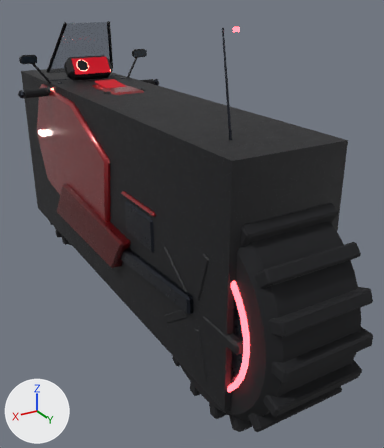
The glTF model assets/models/vehicles/CRB1_batcycle_pursuit.glb: old version first, new version second.
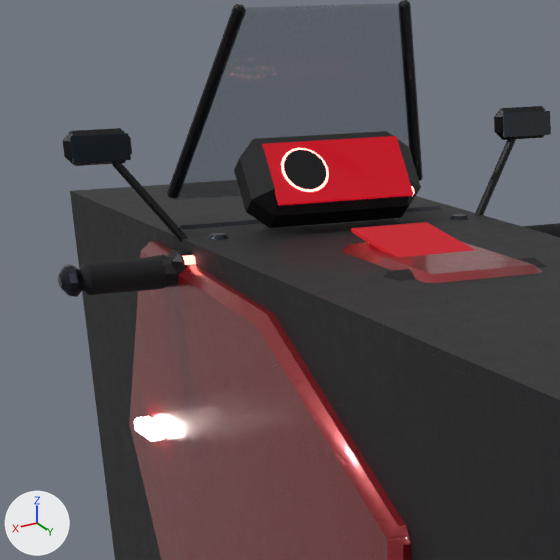
The first picture shows the older version from a camera (50 mm lens) standing at (1.18, 2.56, 1.57) and looking at (-0.22, 0.23, 0.41). The close-ups show the older and then the newer version on the part from 1% to 39% of the width and 5% to 37% of the height of that picture. Only the edits that show in the close-ups are written down. The lights are fixed; the arrows at lower left show +X, +Y and +Z. Where no turn or scale is listed for an object, it has been applied to the vertices. Vertices at exactly the same position are counted once.

The older version as bpy lines, for what is in view:
```python
ob_in_b1_rev_face = bpy.data.objects.new('IN_B1_rev_face', me_in_b1_rev_face)
ob_in_b1_rev_face.location = (0.055, -0.572, 1.192)
ob_in_b1_tank_nav = bpy.data.objects.new('IN_B1_tank_nav', me_in_b1_tank_nav)
ob_in_b1_tank_nav.location = (0.0, -0.28, 1.115)
ob_in_b1_tft = bpy.data.objects.new('IN_B1_tft', me_in_b1_tft)
ob_in_b1_tft.location = (0.0, -0.575, 1.188)
# also in view: 'IN_B1_mirror_stalk-1' at (-0.28, -0.62, 1.15); 'B1_tank' at (0.0, -0.2, 1.02); 'IN_B1_grip1' at (0.35, -0.58, 1.06); 'IN_B1_mirror_stalk1' at (0.28, -0.62, 1.15); 'IN_B1_mirror_glass1' at (0.35, -0.62, 1.24)
```
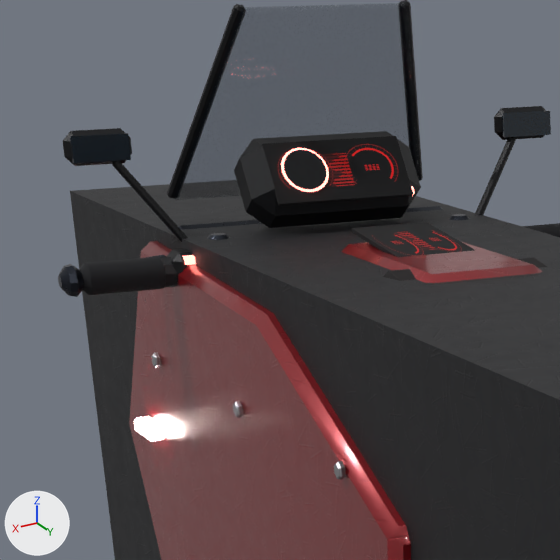
The change, as a diff of the scene's bpy script:
```diff
--- a/assets/models/vehicles/CRB1_batcycle_pursuit.glb.py
+++ b/assets/models/vehicles/CRB1_batcycle_pursuit.glb.py
@@ img_ui_cluster @@
+img_ui_cluster = load_image('ui_cluster', '_unpacked/ui_cluster', 1024, 512, 'sRGB')
@@ mat_cockpit_screen @@
 n0 = _N.new('ShaderNodeBsdfPrincipled'); n0.name = 'Principled BSDF'
 n0.inputs[2].default_value = 0.9  # 'Roughness'
-n0.inputs[27].default_value = (0.5, 0.0, 0.01, 1.0)  # 'Emission Color', red #bc0019
-n0.inputs[28].default_value = 1.0  # 'Emission Strength'
+n0.inputs[28].default_value = 0.5  # 'Emission Strength'
 n1 = _N.new('ShaderNodeOutputMaterial'); n1.name = 'Material Output'
+n3 = _N.new('ShaderNodeTexImage'); n3.name = 'Image Texture'
+n3.image = img_ui_cluster
 n2 = _N.new('ShaderNodeMix'); n2.name = 'Mix'
@@ mat_cockpit_screen @@
 n2.inputs[7].default_value = (0.05, 0.05, 0.05, 1.0)  # 'B', dark grey #3f3f3f
-n3 = _N.new('ShaderNodeTexImage'); n3.name = 'Image Texture'
-n3.image = img_glass
+n4 = _N.new('ShaderNodeTexImage'); n4.name = 'Image Texture.001'
+n4.image = img_glass
 _L.new(n0.outputs[0], n1.inputs[0])  # 'BSDF' to 'Surface'
 _L.new(n2.outputs[2], n0.inputs[0])  # 'Result' to 'Base Color'
-_L.new(n3.outputs[0], n2.inputs[6])  # 'Color' to 'A'
+_L.new(n3.outputs[0], n0.inputs[27])  # 'Color' to 'Emission Color'
+_L.new(n4.outputs[0], n2.inputs[6])  # 'Color' to 'A'
@@ mat_alloy @@
+mat_alloy = principled_material('Alloy')
+mat_alloy.base_color = (0.5, 0.5, 0.52)  # light grey #bcbcbf
+mat_alloy.metallic = 1.0
+mat_alloy.roughness = 0.28
@@ me_in_b1_tft @@
 me_in_b1_tft.from_pydata(...)  # 8 vertices, 12 faces; spans x -0.11..0.11, y -0.03..0.03, z -0.043..0.043
 # used by ob_in_b1_tft; location = (0.0, -0.575, 1.188)
+# me_in_b1_tft part 1: texture (UV) coordinates of 12 of 12 faces, centred in x -0.11..0.11, y -0.029..0.029, z -0.042..0.042, changed; they spanned u -0.22..0.22, v -0.1..0.1 and now span u 0.0..1.0, v 0.0..1.0
 me_in_b1_tft.materials.append(mat_cockpit_screen)
@@ me_b1_fairbolt12 @@
+me_b1_fairbolt12.from_pydata(...)  # 19 vertices, 34 faces; spans x 0.278..0.286, y 0.0896..0.1104, z 0.888..0.912
+me_b1_fairbolt12.materials.append(mat_alloy)  # light grey #bcbcbf
@@ me_b1_fairbolt11 @@
+me_b1_fairbolt11.from_pydata(...)  # 19 vertices, 34 faces; spans x 0.278..0.286, y -0.3104..-0.2896, z 0.888..0.912
+me_b1_fairbolt11.materials.append(mat_alloy)  # light grey #bcbcbf
@@ me_b1_fairbolt10 @@
+me_b1_fairbolt10.from_pydata(...)  # 19 vertices, 34 faces; spans x 0.278..0.286, y -0.7104..-0.6896, z 0.888..0.912
+me_b1_fairbolt10.materials.append(mat_alloy)  # light grey #bcbcbf
@@ ob_b1_fairbolt12 @@
+ob_b1_fairbolt12 = bpy.data.objects.new('B1_fairbolt12', me_b1_fairbolt12)
+ob_b1_fairbolt12.location = (0.0, 0.0, 0.0)
@@ ob_b1_fairbolt11 @@
+ob_b1_fairbolt11 = bpy.data.objects.new('B1_fairbolt11', me_b1_fairbolt11)
+ob_b1_fairbolt11.location = (0.0, 0.0, 0.0)
@@ ob_b1_fairbolt10 @@
+ob_b1_fairbolt10 = bpy.data.objects.new('B1_fairbolt10', me_b1_fairbolt10)
+ob_b1_fairbolt10.location = (0.0, 0.0, 0.0)
```

Pixel boxes (x1, y1, x2, y2) of what changed, in the close-ups (560 x 560 px):
'IN_B1_tft', surface changed (darker): (262, 136, 413, 206) in both
'IN_B1_tank_nav', surface changed (darker): (351, 222, 475, 257) in both
'B1_fairbolt12', added: after (334, 461, 345, 480)
'B1_fairbolt11', added: after (233, 401, 243, 418)
'B1_fairbolt10', added: after (151, 353, 160, 368)
